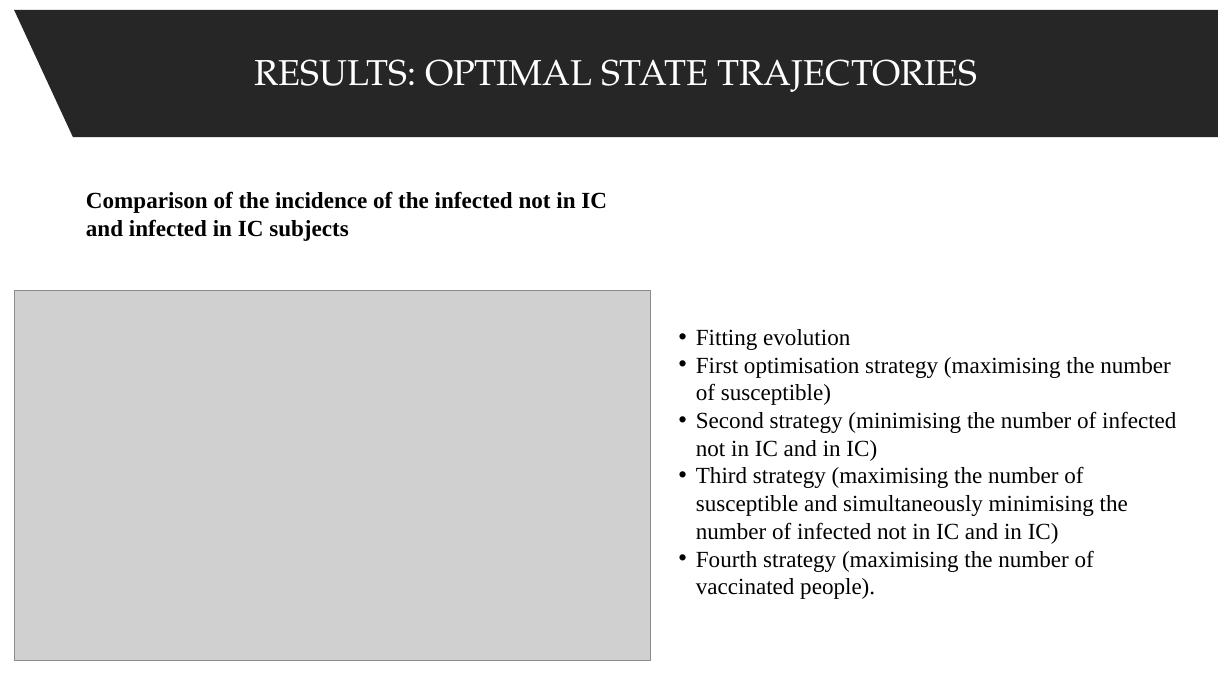
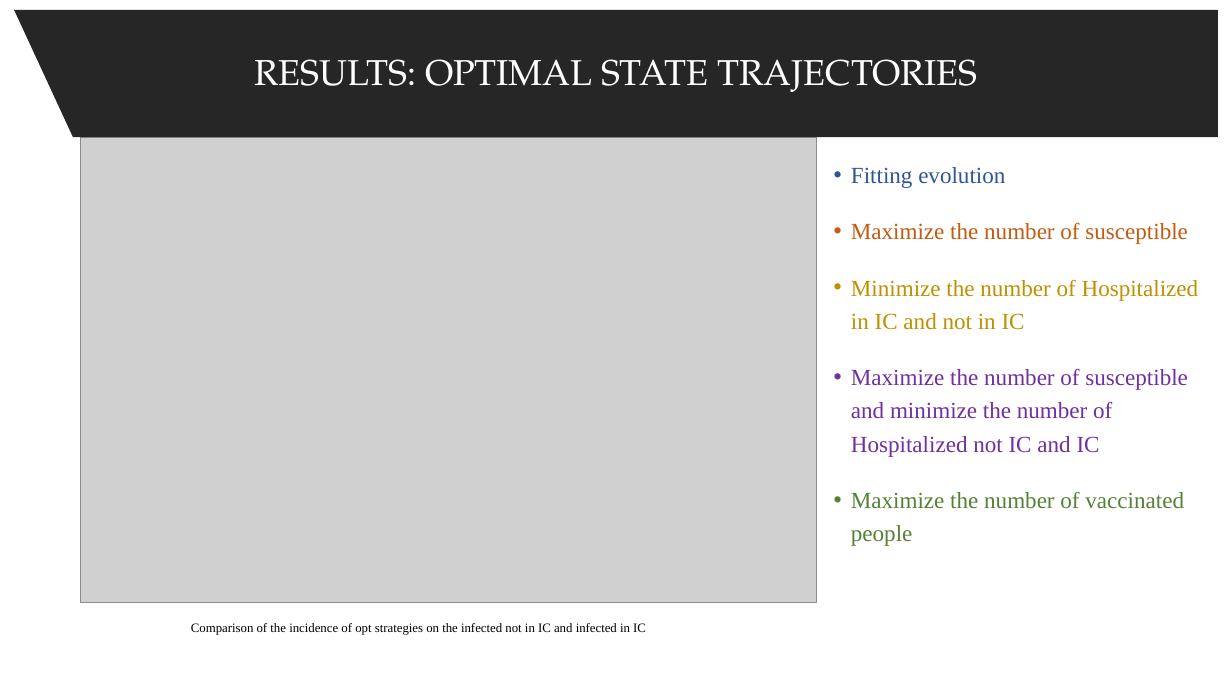
Before and after one commit to spbisc97/covid-optimal-control, a slide deck: slide 19 of Documents/Optimal control strategies to prevent the hospital beds collapse during COVID-19 outbreak.pptx. Drawn at 1232x693 pixels with LibreOffice and Linux fonts; fonts in the diff are those of the drawing; grey boxes stand for pictures. Boxes give left, top, right and bottom in pixels: in the first picture for what was removed or moved away, otherwise in the second. Text is boxed around its words. In the diff, an @@ line names an element or a change of style, - is before the commit and + after.

```diff
--- a/Documents/Optimal control strategies to prevent the hospital beds collapse during COVID-19 outbreak.pptx
+++ b/Documents/Optimal control strategies to prevent the hospital beds collapse during COVID-19 outbreak.pptx
@@ picture added at [80, 137, 816, 603] @@
@@ text "Fitting evolution": place and size @@
-text "Fitting evolution" at [696, 329, 1176, 599]
+text "Fitting evolution" at [851, 167, 1199, 546]
@@ text at [851, 167, 1005, 188]: text colour #000000 to #2F5597 in "Fitting evolution"; line spacing 1 to 1.2; more space between paragraphs @@
@@ text at [851, 222, 1199, 546]: text changed; text colour #000000 to #7030A0 @@
-• First optimisation strategy (maximising the number of susceptible)
-• Second strategy (minimising the number of infected not in IC and in IC)
-• Third strategy (maximising the number of susceptible and simultaneously minimising the number of infected not in IC and in IC)
-• Fourth strategy (maximising the number of vaccinated people).
+• Maximize the number of susceptible
+• Minimize the number of Hospitalized in IC and not in IC
+• Maximize the number of susceptible and minimize the number of Hospitalized not IC and IC
+• Maximize the number of vaccinated people
@@ picture removed at [14, 290, 651, 661] @@
@@ text at [191, 623, 646, 635]: text changed; size 18 to 10 pt; bold off @@
-Comparison of the incidence of the infected not in IC
-and infected in IC subjects
+Comparison of the incidence of opt strategies on the infected not in IC and infected in IC
```
Also in this commit, not shown: 6 other slides changed.
